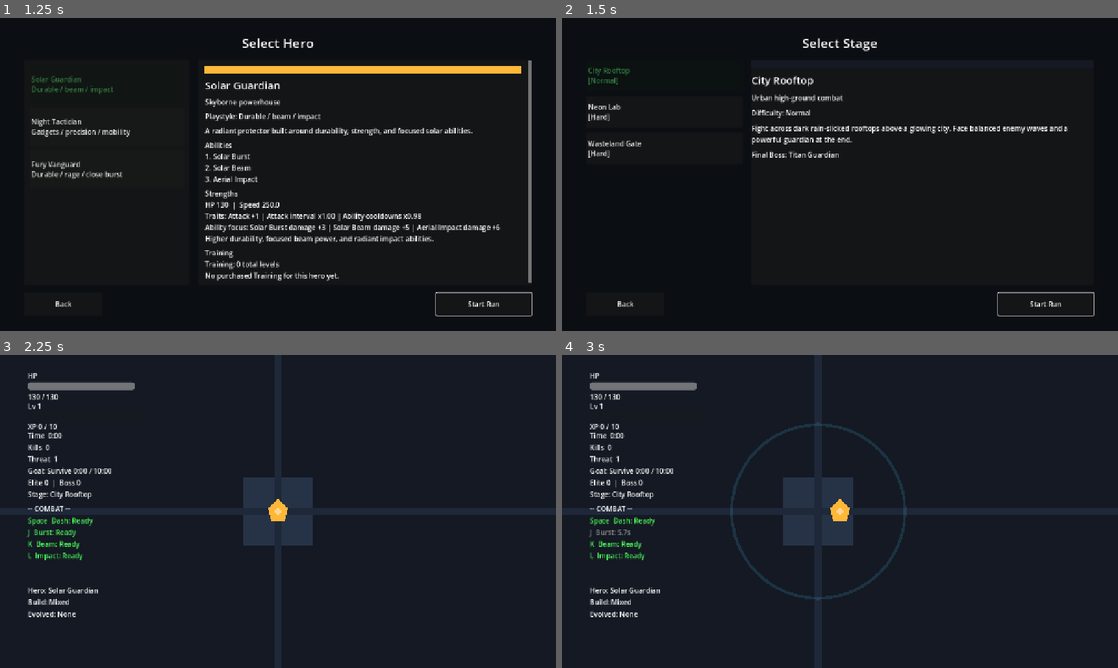
Above: before the commit, frames 1-4 (two rows, left to right).
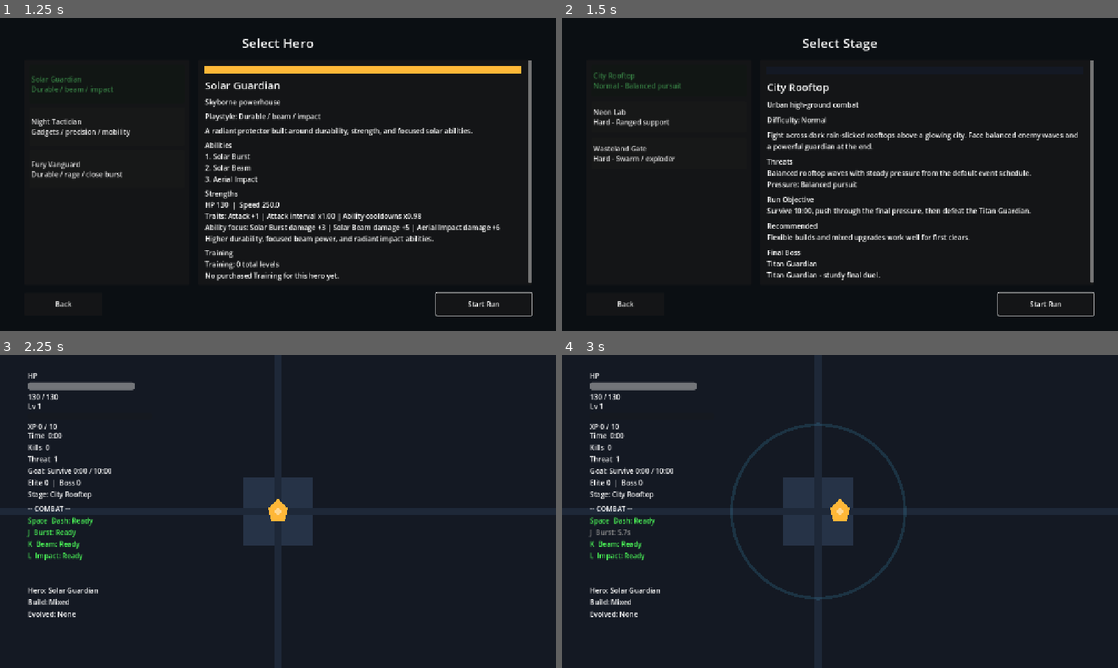
Above: after the commit, the same moments.

Repository: StanisRyz/SuperHeroes
Game: Godot game, scene res://scenes/main/Main.tscn
Same seed, same stepped clock (60 frames per second), same inputs: the game is played once before the commit and once after it.
Inputs (mouse positions are in pixels of both pictures, inside the frame that each line leads up to):
- Up to frame 1 (1.25 s): click "Select Hero" at 0.5 s
- Up to frame 2 (1.5 s): click "Start Run" at 1.25 s
- Up to frame 3 (2.25 s): click "Start Run" at 2 s
- Up to frame 4 (3 s): tap Enter at 2.75 s; move the mouse to (962, 495) at 2.77 s; hold D (move_right) from 2.78 s (still down); hold J (ability_1) from 2.78 s (still down); click (962, 495) at 2.92 s

Frame 1 is identical in both runs. In frame 2, 7.0% of the frame differs, in the area x 4-96%, y 13-85%; in frame 3, less than 0.1%; in frame 4, less than 0.1%.

Commit message:
Polish stage select identity
Polish StageSelect and stage identity:
- Improve stage cards for City Rooftop, Neon Lab, and Wasteland Gate.
- Add clearer selected-stage details with difficulty, threat summary, objective, and final boss preview.
- Preserve stage ids, event profiles, run settings, final boss behavior, and Start Run flow.
- Keep remembered stage preselection and Back/Start behavior unchanged.
- Do not add arena hazards or change stage balance.
- Update README.md, Agents.md, and validation docs if present.

Diff:
--- a/scenes/stages/StageDataProvider.gd
+++ b/scenes/stages/StageDataProvider.gd
@@ -7,6 +7,11 @@
 		"subtitle": "Urban high-ground combat",
 		"description": "Fight across dark rain-slicked rooftops above a glowing city. Face balanced enemy waves and a powerful guardian at the end.",
 		"difficulty_label": "Normal",
+		"threat_summary": "Balanced rooftop waves with steady pressure from the default event schedule.",
+		"stage_goal": "Survive 10:00, push through the final pressure, then defeat the Titan Guardian.",
+		"recommended_playstyle": "Flexible builds and mixed upgrades work well for first clears.",
+		"enemy_pressure": "Balanced pursuit",
+		"boss_preview": "Titan Guardian - sturdy final duel.",
 		"background_colors": {
 			"ground": Color(0.08, 0.10, 0.14, 1.0),
 			"center_guide": Color(0.15, 0.20, 0.28, 1.0),
@@ -26,6 +31,11 @@
 		"subtitle": "High-tech research facility",
 		"description": "Navigate a flickering neon lab swarming with advanced units. Ranged support enemies and a crystalline overlord await.",
 		"difficulty_label": "Hard",
+		"threat_summary": "Ranged support pressure and lab-controlled enemy surges.",
+		"stage_goal": "Survive 10:00 while managing ranged support, then defeat the Prism Overlord.",
+		"recommended_playstyle": "Mobility, line control, and priority targeting help stabilize the lab.",
+		"enemy_pressure": "Ranged support",
+		"boss_preview": "Prism Overlord - projectile-heavy final duel.",
 		"background_colors": {
 			"ground": Color(0.04, 0.06, 0.14, 1.0),
 			"center_guide": Color(0.08, 0.10, 0.30, 1.0),
@@ -45,6 +55,11 @@
 		"subtitle": "Scorched frontier under siege",
 		"description": "Survive the swarms of the scorched wasteland. Exploders and hordes close in before the molten colossus rises.",
 		"difficulty_label": "Hard",
+		"threat_summary": "Exploder and swarm pressure closes space quickly.",
+		"stage_goal": "Survive 10:00 through swarm pressure, then defeat the Molten Colossus.",
+		"recommended_playstyle": "Area damage, close control, and durable builds handle the siege.",
+		"enemy_pressure": "Swarm / exploder",
+		"boss_preview": "Molten Colossus - heavy pressure final duel.",
 		"background_colors": {
 			"ground": Color(0.16, 0.08, 0.04, 1.0),
 			"center_guide": Color(0.28, 0.12, 0.04, 1.0),
--- a/scenes/ui/StageSelect.gd
+++ b/scenes/ui/StageSelect.gd
@@ -18,10 +18,14 @@
 var _last_selected_label: Label
 var _description_label: Label
 var _difficulty_label: Label
+var _threat_label: Label
+var _goal_label: Label
+var _playstyle_label: Label
 var _final_boss_label: Label
 var _start_button: Button
 var _back_button: Button
 var _color_swatch: ColorRect
+var _details_scroll: ScrollContainer
 
 
 func _ready() -> void:
@@ -95,11 +99,24 @@
 	content.add_theme_constant_override("separation", 20)
 	main.add_child(content)
 
+	var stage_list_panel := PanelContainer.new()
+	stage_list_panel.name = "StageListPanel"
+	stage_list_panel.custom_minimum_size = Vector2(380, 0)
+	stage_list_panel.size_flags_vertical = Control.SIZE_EXPAND_FILL
+	content.add_child(stage_list_panel)
+
+	var stage_list_margin := MarginContainer.new()
+	stage_list_margin.name = "StageListMargin"
+	stage_list_margin.add_theme_constant_override("margin_left", 12)
+	stage_list_margin.add_theme_constant_override("margin_top", 12)
+	stage_list_margin.add_theme_constant_override("margin_right", 12)
+	stage_list_margin.add_theme_constant_override("margin_bottom", 12)
+	stage_list_panel.add_child(stage_list_margin)
+
 	_cards_box = VBoxContainer.new()
 	_cards_box.name = "StageList"
-	_cards_box.custom_minimum_size = Vector2(360, 0)
 	_cards_box.add_theme_constant_override("separation", 12)
-	content.add_child(_cards_box)
+	stage_list_margin.add_child(_cards_box)
 
 	var details_panel := PanelContainer.new()
 	details_panel.name = "DetailsPanel"
@@ -107,10 +124,27 @@
 	details_panel.size_flags_vertical = Control.SIZE_EXPAND_FILL
 	content.add_child(details_panel)
 
+	_details_scroll = ScrollContainer.new()
+	_details_scroll.name = "DetailsScroll"
+	_details_scroll.size_flags_horizontal = Control.SIZE_EXPAND_FILL
+	_details_scroll.size_flags_vertical = Control.SIZE_EXPAND_FILL
+	_details_scroll.horizontal_scroll_mode = ScrollContainer.SCROLL_MODE_DISABLED
+	details_panel.add_child(_details_scroll)
+
+	var details_margin := MarginContainer.new()
+	details_margin.name = "DetailsMargin"
+	details_margin.size_flags_horizontal = Control.SIZE_EXPAND_FILL
+	details_margin.add_theme_constant_override("margin_left", 16)
+	details_margin.add_theme_constant_override("margin_top", 16)
+	details_margin.add_theme_constant_override("margin_right", 16)
+	details_margin.add_theme_constant_override("margin_bottom", 16)
+	_details_scroll.add_child(details_margin)
+
 	var details := VBoxContainer.new()
 	details.name = "Details"
+	details.size_flags_horizontal = Control.SIZE_EXPAND_FILL
 	details.add_theme_constant_override("separation", 12)
-	details_panel.add_child(details)
+	details_margin.add_child(details)
 
 	_color_swatch = ColorRect.new()
 	_color_swatch.custom_minimum_size = Vector2(0, 18)
@@ -135,12 +169,18 @@
 	_description_label.autowrap_mode = TextServer.AUTOWRAP_WORD_SMART
 	details.add_child(_description_label)
 
+	_threat_label = _create_detail_label()
+	details.add_child(_threat_label)
+
+	_goal_label = _create_detail_label()
+	details.add_child(_goal_label)
+
+	_playstyle_label = _create_detail_label()
+	details.add_child(_playstyle_label)
+
 	_final_boss_label = Label.new()
+	_final_boss_label.autowrap_mode = TextServer.AUTOWRAP_WORD_SMART
 	details.add_child(_final_boss_label)
-
-	var spacer := Control.new()
-	spacer.size_flags_vertical = Control.SIZE_EXPAND_FILL
-	details.add_child(spacer)
 
 	var buttons := HBoxContainer.new()
 	buttons.name = "Buttons"
@@ -179,9 +219,18 @@
 	for stage in _stages:
 		var button := Button.new()
 		var stage_id := str(stage.get("id", ""))
-		var diff := str(stage.get("difficulty_label", "Normal"))
+		var diff: String = str(stage.get("difficulty_label", "Normal"))
+		var threat_line: String = str(stage.get("enemy_pressure", stage.get("subtitle", "")))
+		var markers: Array[String] = []
+		if not _preferred_stage_id.is_empty() and stage_id == _preferred_stage_id:
+			markers.append("Last")
+		if _is_stage_locked(stage):
+			markers.append("Locked")
+		var marker_text: String = ""
+		if not markers.is_empty():
+			marker_text = "  [%s]" % ", ".join(markers)
 		button.custom_minimum_size = Vector2(320, 72)
-		button.text = "%s\n[%s]" % [stage.get("display_name", "Stage"), diff]
+		button.text = "%s%s\n%s - %s" % [stage.get("display_name", "Stage"), marker_text, diff, threat_line]
 		button.alignment = HORIZONTAL_ALIGNMENT_LEFT
 		button.pressed.connect(_select_stage.bind(stage_id))
 		_cards_box.add_child(button)
@@ -210,9 +259,19 @@
 		_last_selected_label.visible = not _preferred_stage_id.is_empty() and _selected_stage_id == _preferred_stage_id
 	_difficulty_label.text = "Difficulty: %s" % stage.get("difficulty_label", "Normal")
 	_description_label.text = str(stage.get("description", ""))
+	_threat_label.text = "Threats\n%s\nPressure: %s" % [
+		str(stage.get("threat_summary", "Stage pressure follows its selected event profile.")),
+		str(stage.get("enemy_pressure", "Standard")),
+	]
+	_goal_label.text = "Run Objective\n%s" % str(stage.get("stage_goal", _build_default_stage_goal(stage)))
+	_playstyle_label.text = "Recommended\n%s" % str(stage.get("recommended_playstyle", "Use the build that fits your selected hero."))
 
 	var boss_id := str(stage.get("final_boss_id", ""))
-	_final_boss_label.text = "Final Boss: %s" % _format_boss_name(boss_id)
+	var boss_name: String = _format_boss_name(boss_id)
+	_final_boss_label.text = "Final Boss\n%s\n%s" % [
+		boss_name,
+		str(stage.get("boss_preview", "%s waits at the end of the run." % boss_name)),
+	]
 
 	var bg_colors: Dictionary = stage.get("background_colors", {})
 	var ground_color: Color = bg_colors.get("ground", Color(0.08, 0.10, 0.14, 1.0))
@@ -236,6 +295,20 @@
 			return boss_id.capitalize()
 
 
+func _create_detail_label() -> Label:
+	var label := Label.new()
+	label.autowrap_mode = TextServer.AUTOWRAP_WORD_SMART
+	label.size_flags_horizontal = Control.SIZE_EXPAND_FILL
+	return label
+
+
+func _build_default_stage_goal(stage: Dictionary) -> String:
+	var settings: Dictionary = stage.get("run_settings", {})
+	var target_seconds: float = float(settings.get("target_run_time", 600.0))
+	var minutes: int = int(round(target_seconds / 60.0))
+	return "Survive %d:00, then defeat the final boss." % minutes
+
+
 func _get_selected_stage() -> Dictionary:
 	for stage in _stages:
 		if str(stage.get("id", "")) == _selected_stage_id:
Not shown, changed: Agents.md
Not shown, changed: README.md
Not shown, changed: docs/validation/gameplay_validation.md
